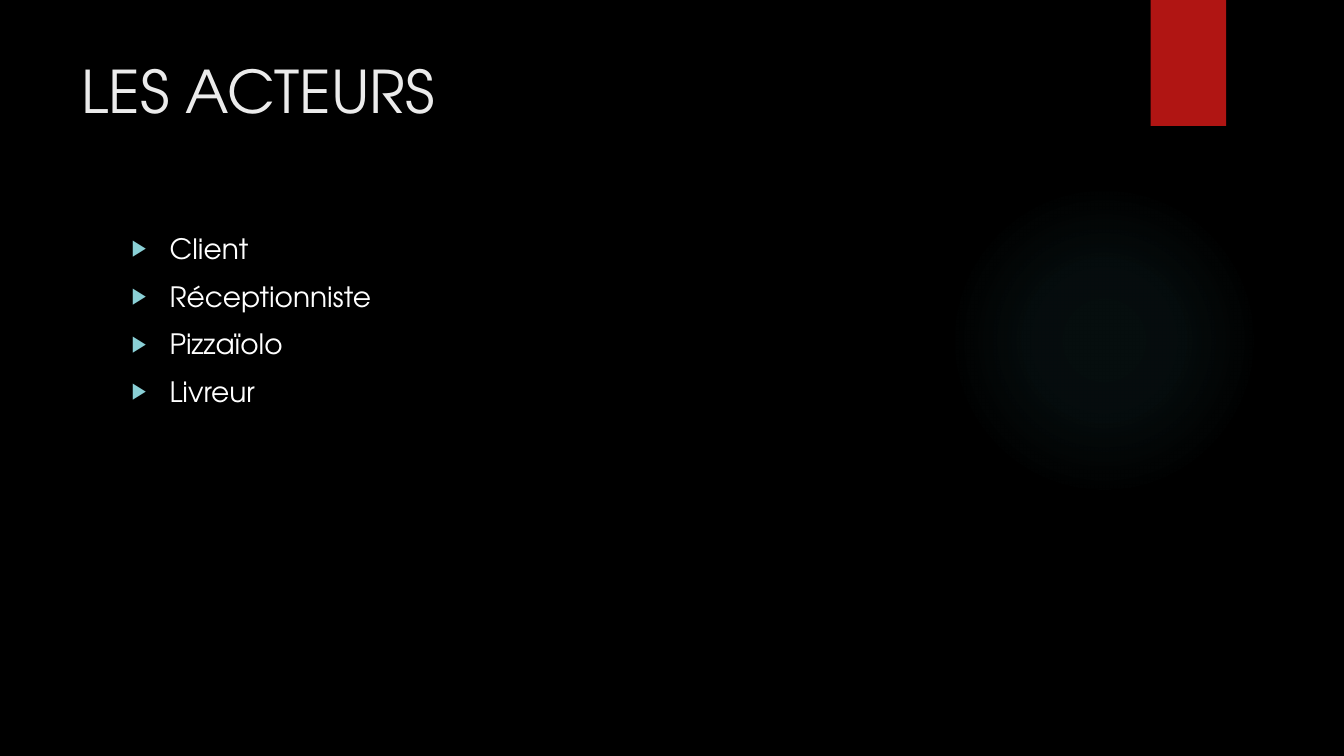
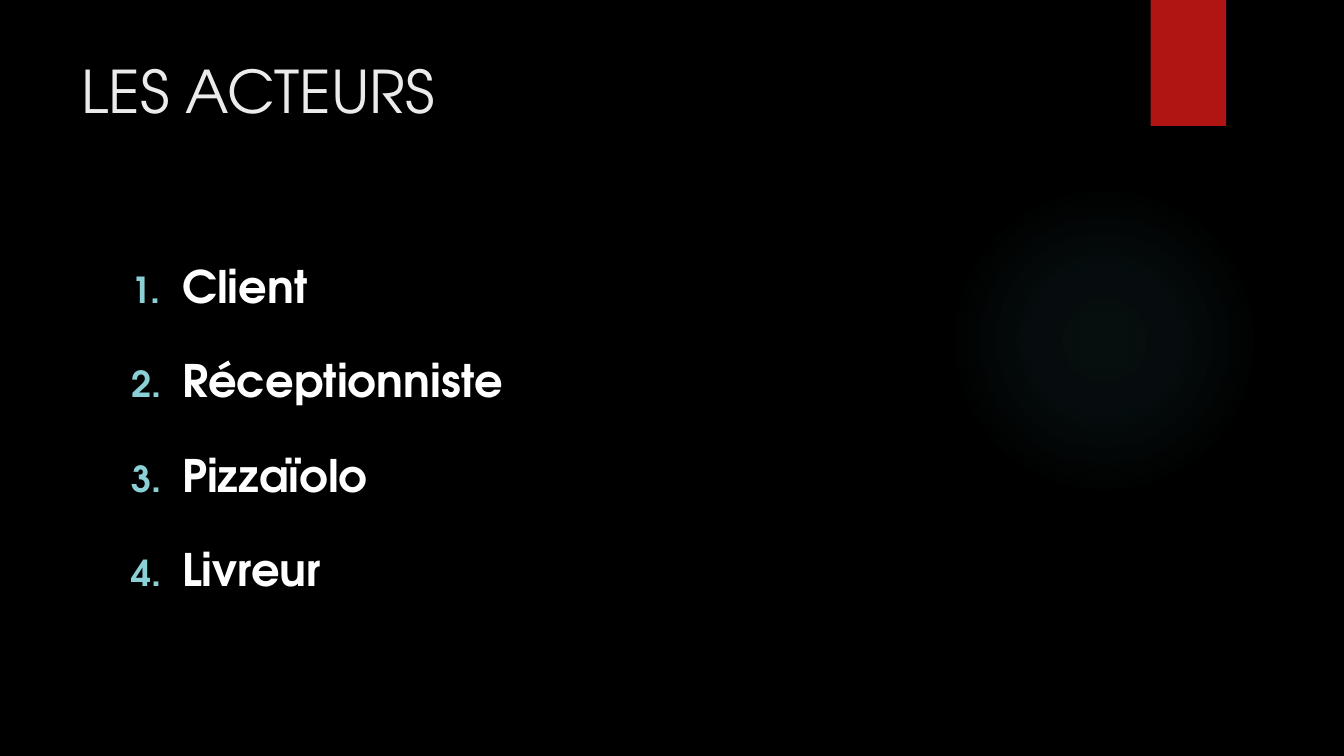
Before and after one commit to delattr/oc-pizza, a slide deck: slide 5 of OC PIZZA presentation.pptx (slide 3 before the commit). Drawn at 1344x756 pixels with LibreOffice and Linux fonts; fonts in the diff are those of the drawing; background and template pictures are left out. Boxes give left, top, right and bottom in pixels: in the first picture for what was removed or moved away, otherwise in the second. Text is boxed around its words. In the diff, an @@ line names an element or a change of style, - is before the commit and + after.

```diff
--- a/OC PIZZA presentation.pptx
+++ b/OC PIZZA presentation.pptx
@@ text "Client" at (182, 268, 503, 587): size 20 to 32 pt, bold on; bullet ▶ to 1.; line spacing 1 to 1.5 @@
```
Also in this commit, not shown: 9 other slides changed, 3 slides added.
